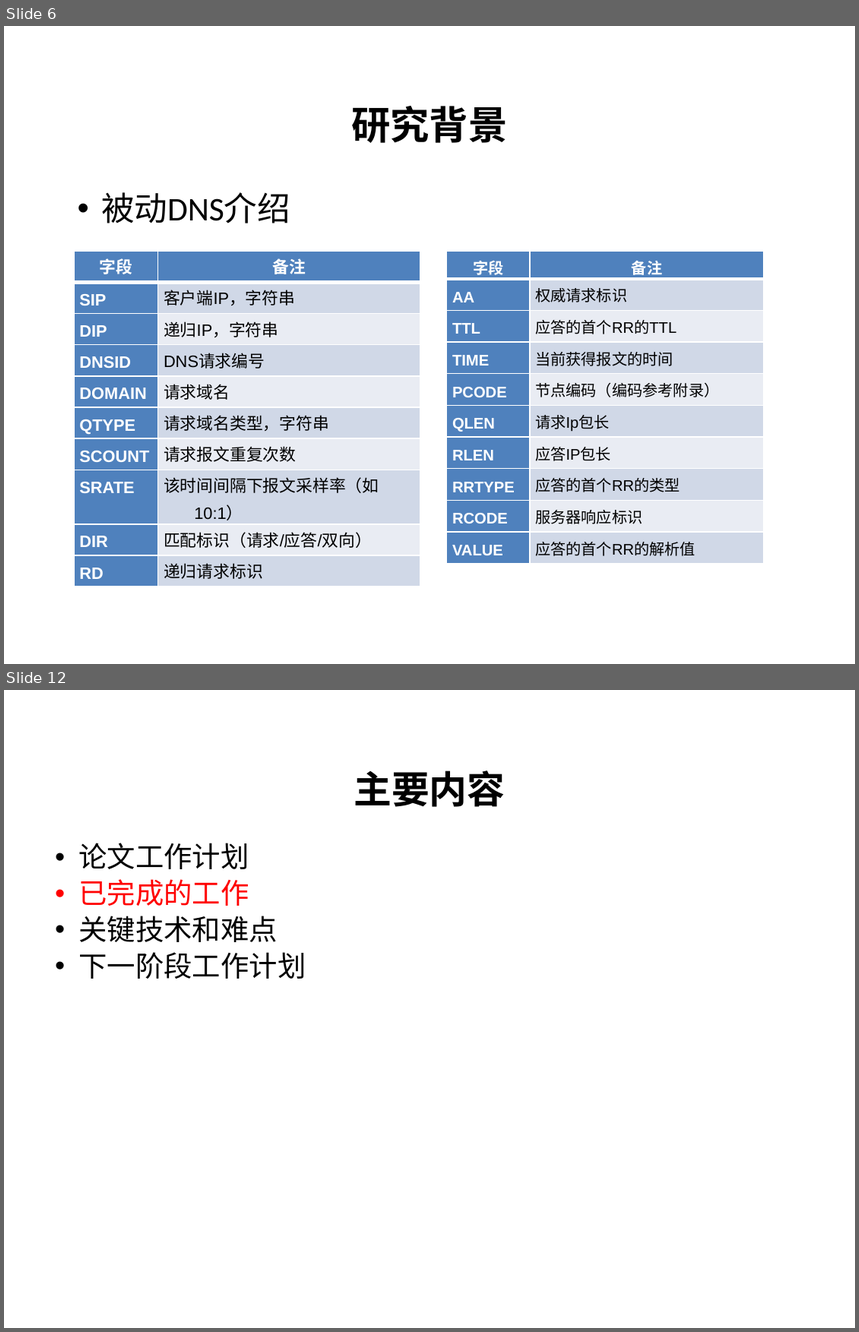
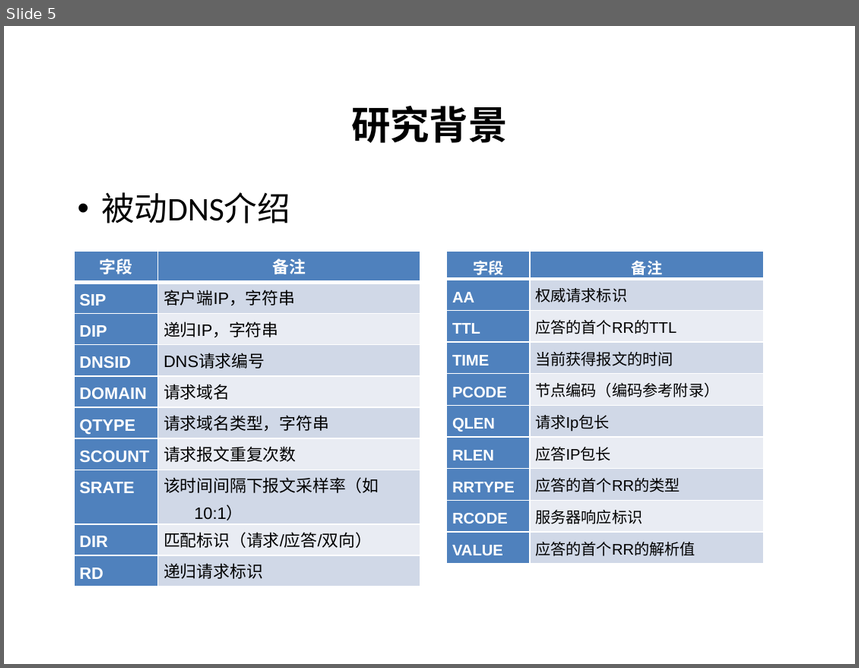
Before and after one commit to pDeathlok/GraduationDesign, a slide deck: 毕业设计_word/最终/恶意域名检测技术研究_答辩.pptx. Shown one above the other, each under a label of ours: slides 6 and 12 before the commit, slide 5 after it; the slides between them are not shown. The pictures are 859x1332 and 859x668 pixels, drawn with LibreOffice and Linux fonts; fonts in the diff are those of the drawing; background and template pictures are left out. Boxes give left, top, right and bottom in pixels: in the first picture for what was removed or moved away, otherwise in the second. Text is boxed around its words. In the diff, an @@ line names an element or a change of style, - is before the commit and + after.

```diff
--- a/毕业设计_word/最终/恶意域名检测技术研究_答辩.pptx
+++ b/毕业设计_word/最终/恶意域名检测技术研究_答辩.pptx
@@ slide 12 removed at [4, 690, 855, 1328], background #FFFFFF @@
@@ title removed at [354, 771, 505, 807] @@
-主要内容
@@ text removed at [79, 843, 306, 979] @@
-• 论文工作计划
-• 已完成的工作
-• 关键技术和难点
-• 下一阶段工作计划
@@ what was slide 6 is now slide 5 @@
```
Also in this commit, not shown: 5 slides changed, 38 slides added, 14 other slides removed, 3 other files.
